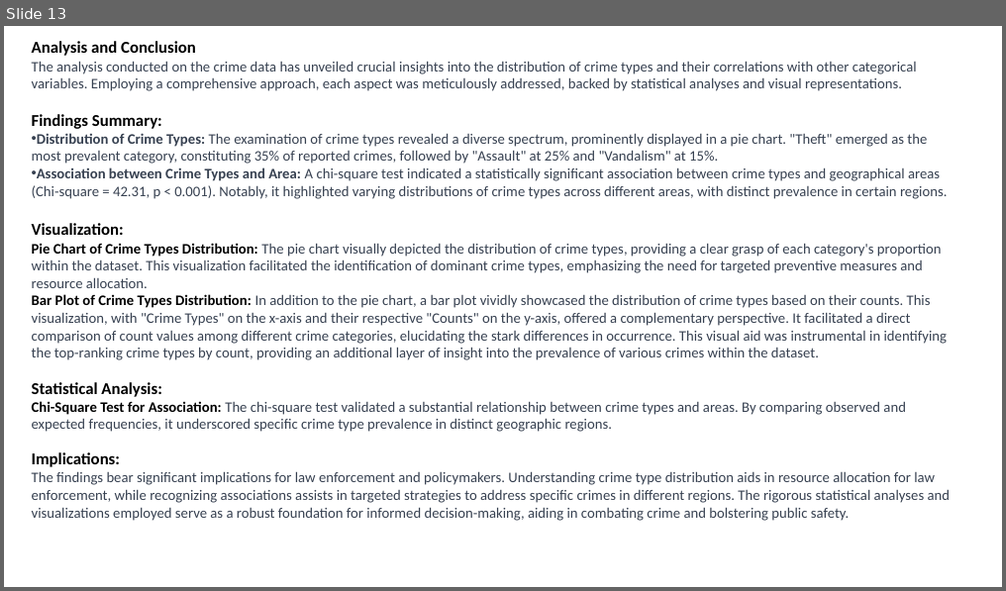
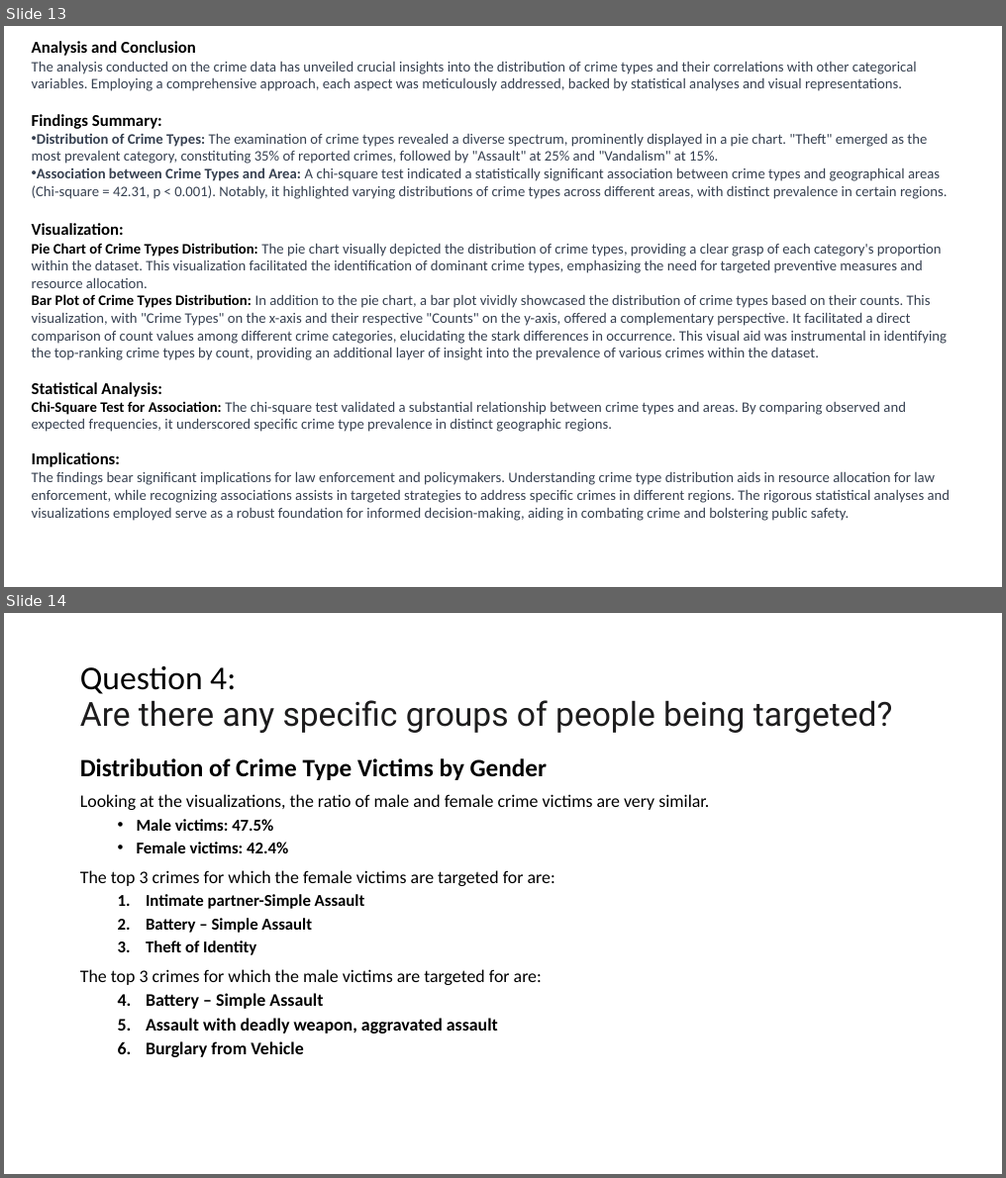
Before and after one commit to qazifabiahoq/Project_Crime_in_La_2020-Dec2023, a slide deck: Final Presentation.pptx. Shown one above the other, each under a label of ours: slide 13 before the commit, slides 13 and 14 after it. The pictures are 1006x591 and 1006x1178 pixels, drawn with LibreOffice and Linux fonts; fonts in the diff are those of the drawing. Boxes give left, top, right and bottom in pixels: in the first picture for what was removed or moved away, otherwise in the second. Text is boxed around its words. In the diff, an @@ line names an element or a change of style, - is before the commit and + after.

```diff
--- a/Final Presentation.pptx
+++ b/Final Presentation.pptx
@@ slide 14 added at (x1=4, y1=613, x2=1002, y2=1174), background #FFFFFF @@
@@ title added at (x1=80, y1=665, x2=893, y2=733), 32 pt, text #1D1C1D @@
+Question 4:
+Are there any specific groups of people being targeted?
@@ text added at (x1=80, y1=759, x2=709, y2=1058), 17 pt, text #000000, bold @@
+Distribution of Crime Type Victims by Gender
+Looking at the visualizations, the ratio of male and female crime victims are very similar.
+  • Male victims: 47.5%
+  • Female victims: 42.4%
+The top 3 crimes for which the female victims are targeted for are:
+  1. Intimate partner-Simple Assault
+  2. Battery – Simple Assault
+  3. Theft of Identity
+The top 3 crimes for which the male victims are targeted for are:
+  1. Battery – Simple Assault
+  2. Assault with deadly weapon, aggravated assault
+  3. Burglary from Vehicle
```
Also in this commit, not shown: 4 other slides added.
